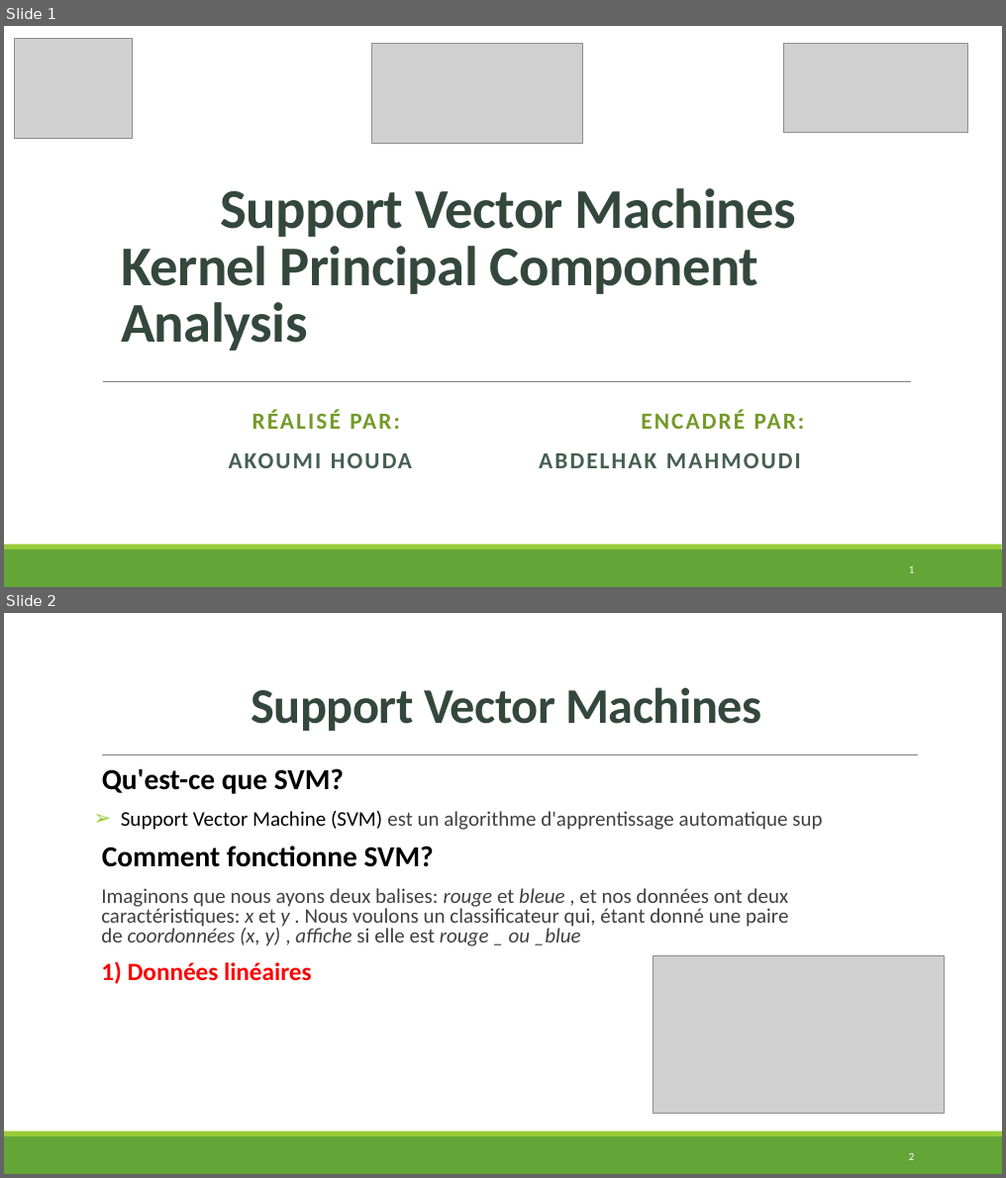
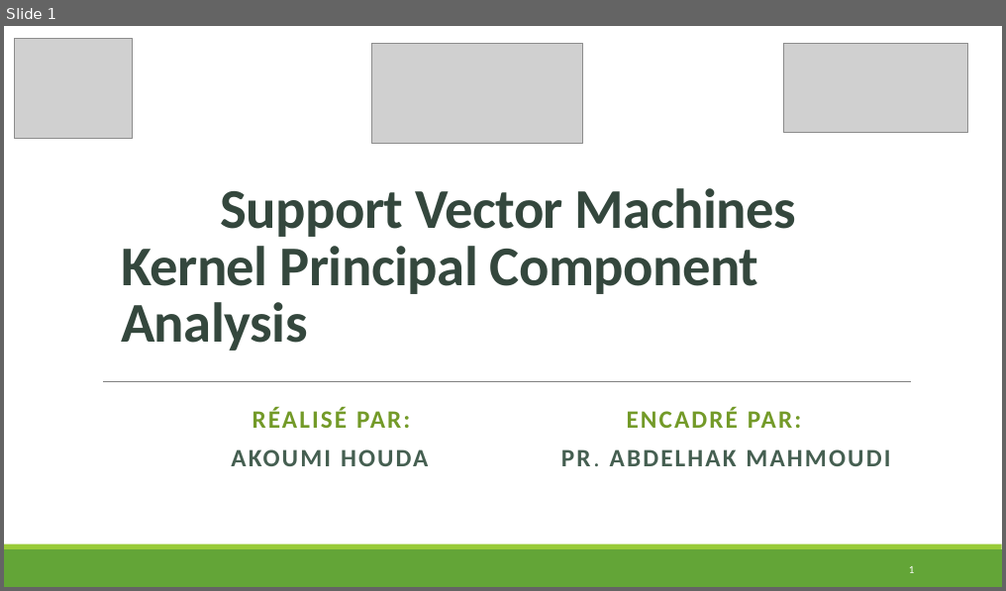
Before and after one commit to HOU-D/Machine-learning-project-, a slide deck: ML_AKOUMI HOUDA.pptx. Shown one above the other, each under a label of ours: slides 1 and 2 before the commit, slide 1 after it. The pictures are 1006x1178 and 1006x591 pixels, drawn with LibreOffice and Linux fonts; fonts in the diff are those of the drawing; grey boxes stand for pictures. Boxes give left, top, right and bottom in pixels: in the first picture for what was removed or moved away, otherwise in the second. Text is boxed around its words. In the diff, an @@ line names an element or a change of style, - is before the commit and + after.

```diff
--- a/ML_AKOUMI HOUDA.pptx
+++ b/ML_AKOUMI HOUDA.pptx
@@ slide 2 removed at <box>4,613,1002,1174</box>, background #FFFFFF; not listed: 2 template elements that a slide beside it also shows @@
@@ title removed at <box>251,687,761,731</box> @@
-Support Vector Machines
@@ line removed from (102, 756) to (918, 756) @@
@@ text removed at <box>101,768,822,984</box> @@
-  Qu'est-ce que SVM?
-➢ Support Vector Machine (SVM) est un algorithme d'apprentissage automatique sup
-  Comment fonctionne SVM?
-  Imaginons que nous ayons deux balises: rouge et bleue , et nos données ont deux caractéristiques: x et y . Nous voulons un classificateur qui, étant donné une paire de coordonnées (x, y) , affiche si elle est rouge _ ou _blue
-  1) Données linéaires
@@ picture removed at <box>653,956,944,1113</box> @@
@@ page number removed at <box>909,1154,915,1160</box> @@
-2
@@ slide 1 changed as well @@
@@ subtitle at <box>252,408,801,428</box>: size 22.2 to 24 pt in "RÉALISÉ PAR: ENCADRÉ PAR:"; line spacing 0.9 to 0.8 @@
@@ subtitle at <box>231,450,890,467</box>: text changed; size 22.2 to 24 pt @@
-AKOUMI HOUDA ABDELHAK MAHMOUDI
+AKOUMI HOUDA PR. ABDELHAK MAHMOUDI
```
Also in this commit, not shown: 3 other slides changed, 6 slides added, 5 other slides removed.
